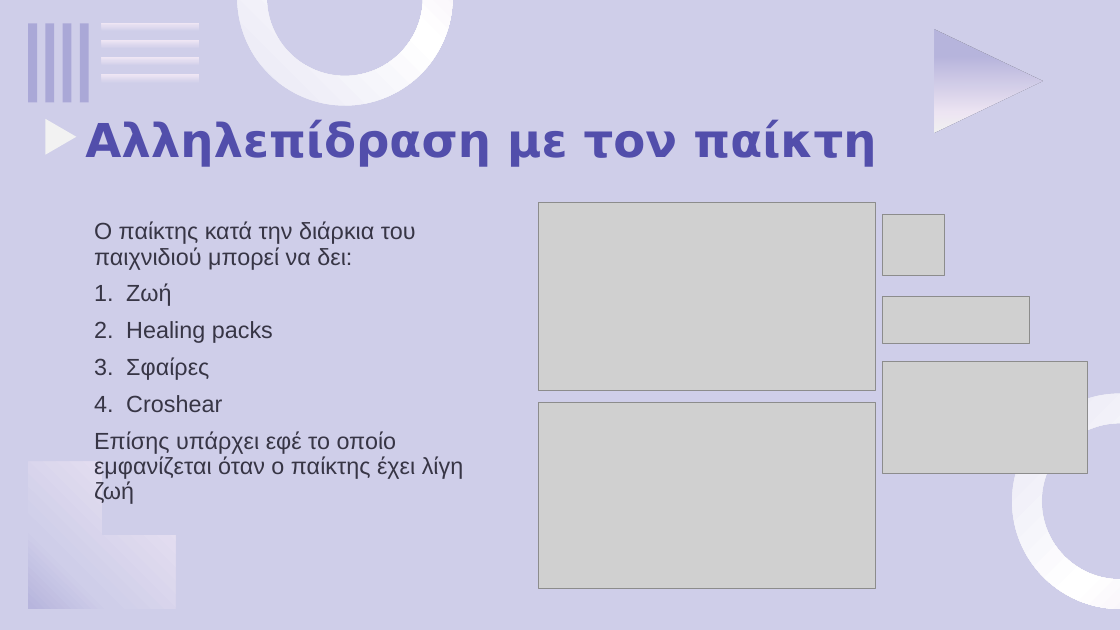
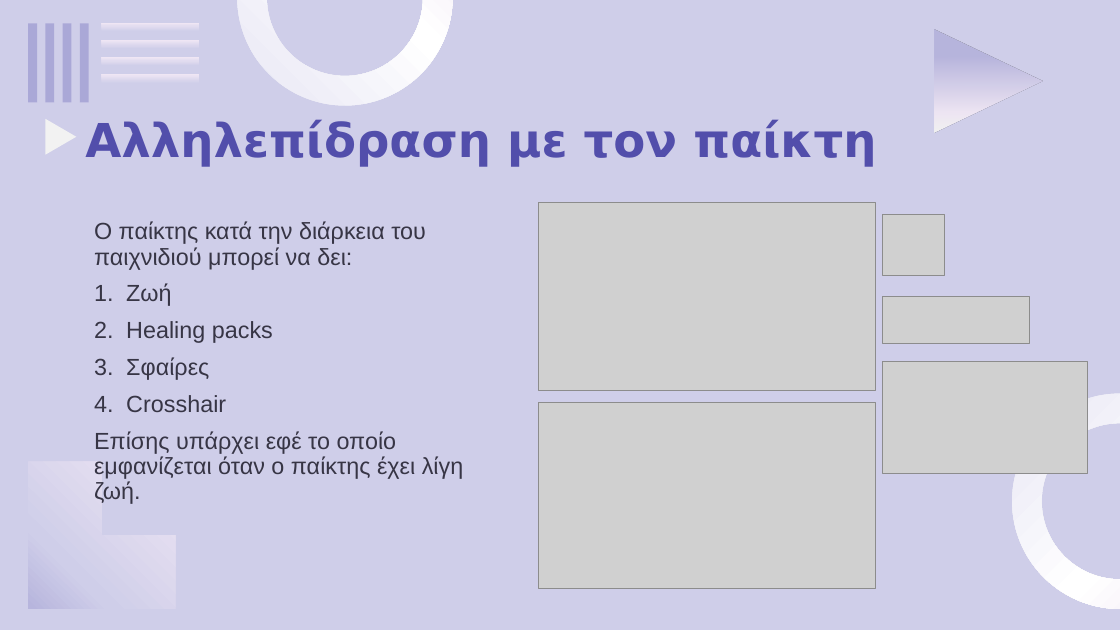
Before and after one commit to OGecgo/TheCatCult, a slide deck: slide 6 of doc/PowerPoint.pptx. Drawn at 1120x630 pixels with LibreOffice and Linux fonts; fonts in the diff are those of the drawing; grey boxes stand for pictures; background and template pictures are left out. Boxes give left, top, right and bottom in pixels: in the first picture for what was removed or moved away, otherwise in the second. Text is boxed around its words. In the diff, an @@ line names an element or a change of style, - is before the commit and + after.

```diff
--- a/doc/PowerPoint.pptx
+++ b/doc/PowerPoint.pptx
@@ text at [94, 221, 426, 270]: text changed @@
-Ο παίκτης κατά την διάρκια του παιχνιδιού μπορεί να δει:
+Ο παίκτης κατά την διάρκεια του παιχνιδιού μπορεί να δει:
@@ text at [94, 395, 464, 504]: text changed @@
-4. Croshear
-Επίσης υπάρχει εφέ το οποίο εμφανίζεται όταν ο παίκτης έχει λίγη ζωή
+4. Crosshair
+Επίσης υπάρχει εφέ το οποίο εμφανίζεται όταν ο παίκτης έχει λίγη ζωή.
```
Also in this commit, not shown: 4 other slides changed, 34 other files.
